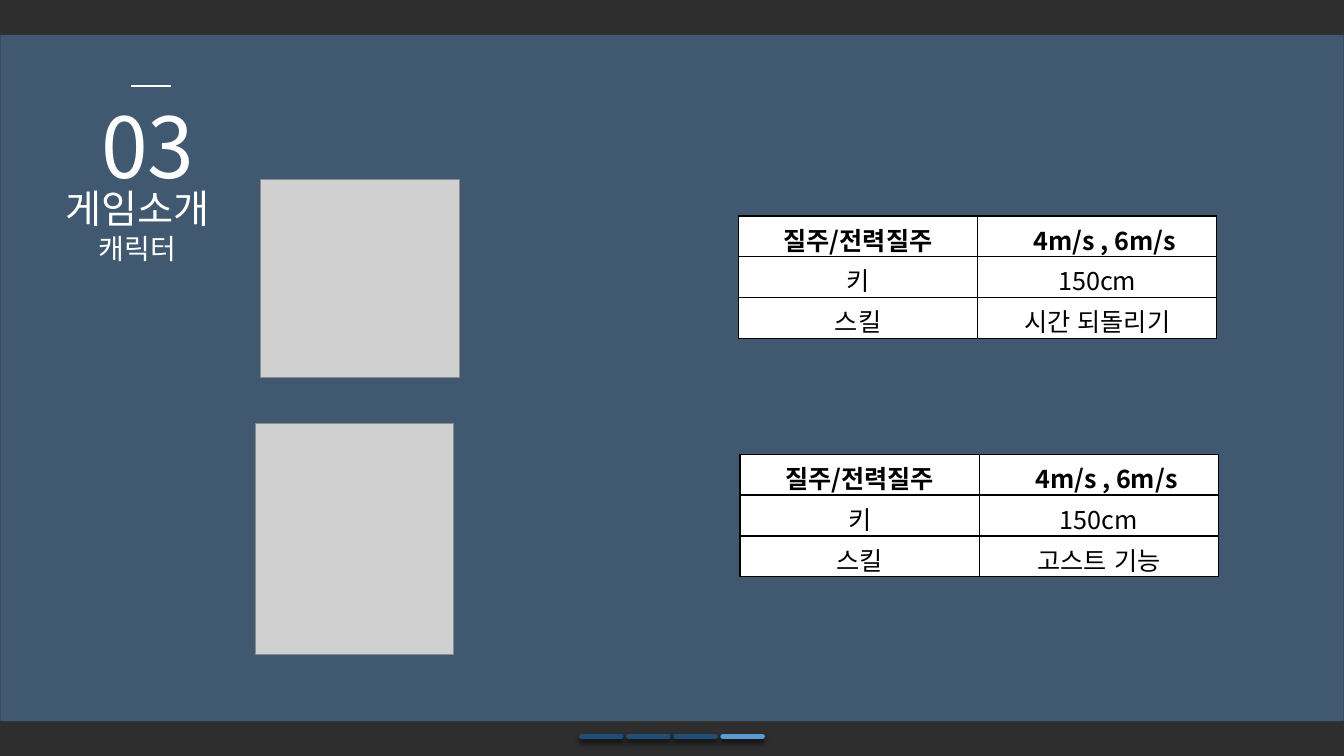
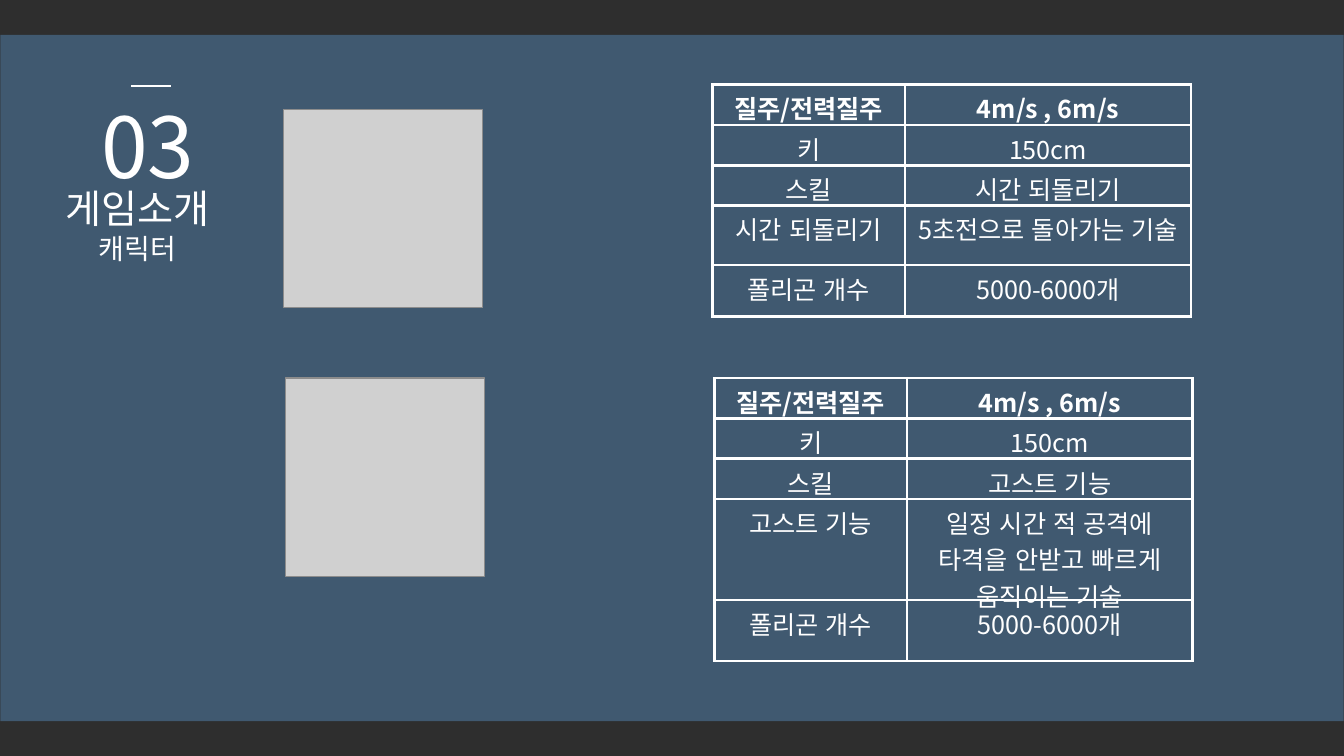
Before and after one commit to SuperTaeJun/GraduationWork, a slide deck: slide 7 of 졸업작품 제안서/졸업작품 제안서ver3.pptx. Drawn at 1344x756 pixels with LibreOffice and Linux fonts; fonts in the diff are those of the drawing; grey boxes stand for pictures; background and template pictures are left out; a plain dark background stands for a picture behind light text. Boxes give left, top, right and bottom in pixels: in the first picture for what was removed or moved away, otherwise in the second. Text is boxed around its words. In the diff, an @@ line names an element or a change of style, - is before the commit and + after.

```diff
--- a/졸업작품 제안서/졸업작품 제안서ver3.pptx
+++ b/졸업작품 제안서/졸업작품 제안서ver3.pptx
@@ table at (713,85,1192,329) @@
-row 1, column 2: 44m/s , 6m/s
+row 1, column 2: 4m/s , 6m/s
+row 4: 시간 되돌리기 | 5초전으로 돌아가는 기술
+row 5: 폴리곤 개수 | 5000-6000개
@@ table: place and size @@
-table at (739,216,1217,338)
+table at (713,85,1192,329)
@@ picture: place and size @@
-picture at (261,179,460,378)
+picture at (284,110,483,309)
@@ picture: place and size @@
-picture at (255,423,454,654)
+picture at (285,378,484,577)
@@ table at (715,378,1194,661) @@
-row 1, column 2: 44m/s , 6m/s
+row 1, column 2: 4m/s , 6m/s
+row 4: 고스트 기능 | 일정 시간 적 공격에 타격을 안받고 빠르게 움직이는 기술
+row 5: 폴리곤 개수 | 5000-6000개
@@ table: place and size @@
-table at (740,455,1218,577)
+table at (715,378,1194,661)
@@ line removed from (582, 737) to (621, 737) @@
@@ line removed from (629, 737) to (668, 737) @@
@@ line removed from (676, 737) to (716, 737) @@
@@ line removed from (723, 737) to (762, 737) @@
```
Also in this commit, not shown: 14 other slides changed.
